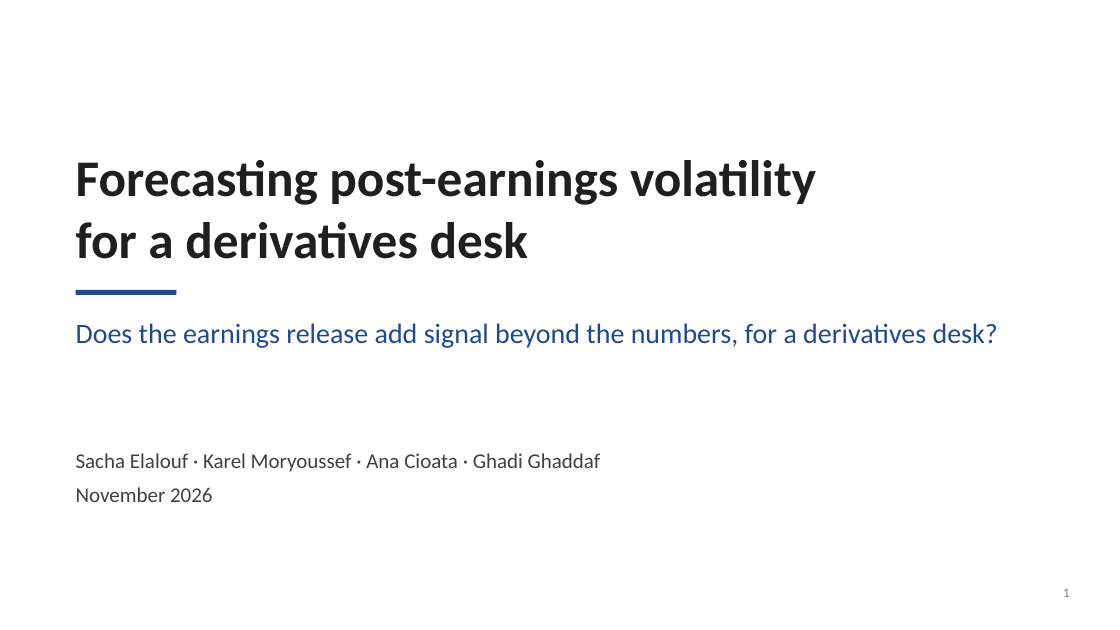
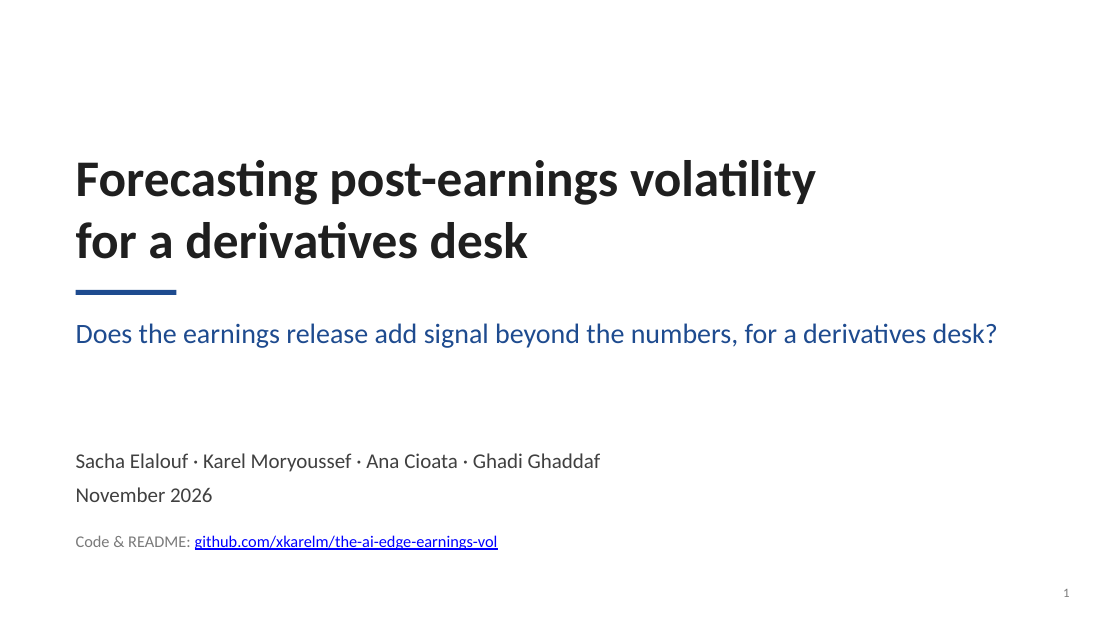
Before and after one commit to xkarelm/the-ai-edge-earnings-vol, a slide deck: slide 1 of vol_pipeline/deck/pitch_deck.pptx. Drawn at 1120x630 pixels with LibreOffice and Linux fonts; fonts in the diff are those of the drawing. Boxes give left, top, right and bottom in pixels: in the first picture for what was removed or moved away, otherwise in the second. Text is boxed around its words. In the diff, an @@ line names an element or a change of style, - is before the commit and + after.

```diff
--- a/vol_pipeline/deck/pitch_deck.pptx
+++ b/vol_pipeline/deck/pitch_deck.pptx
@@ text added at [76, 535, 498, 550], 14 pt, text #0000FF, underline @@
+Code & README: github.com/xkarelm/the-ai-edge-earnings-vol
```
Also in this commit, not shown: 1 other slide changed, 2 other files.
